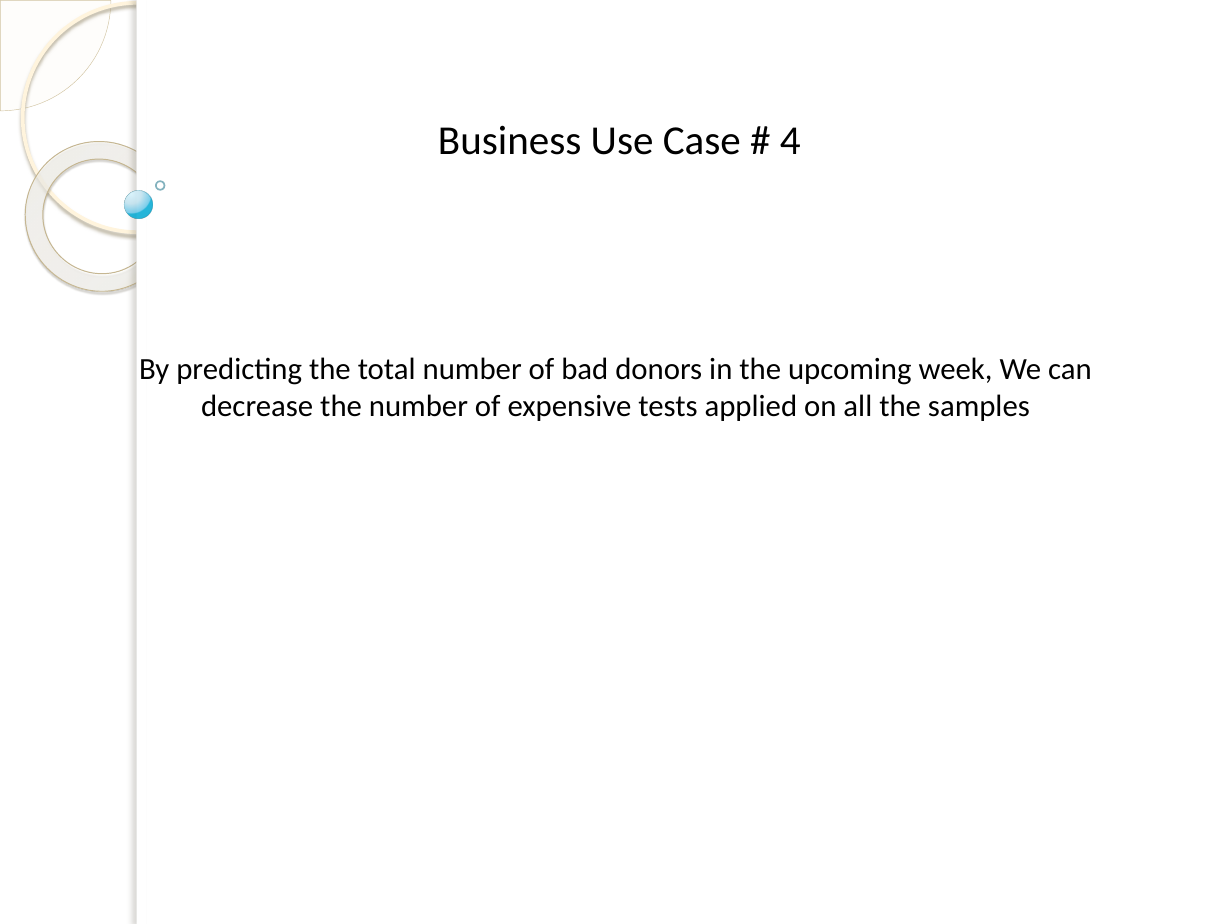
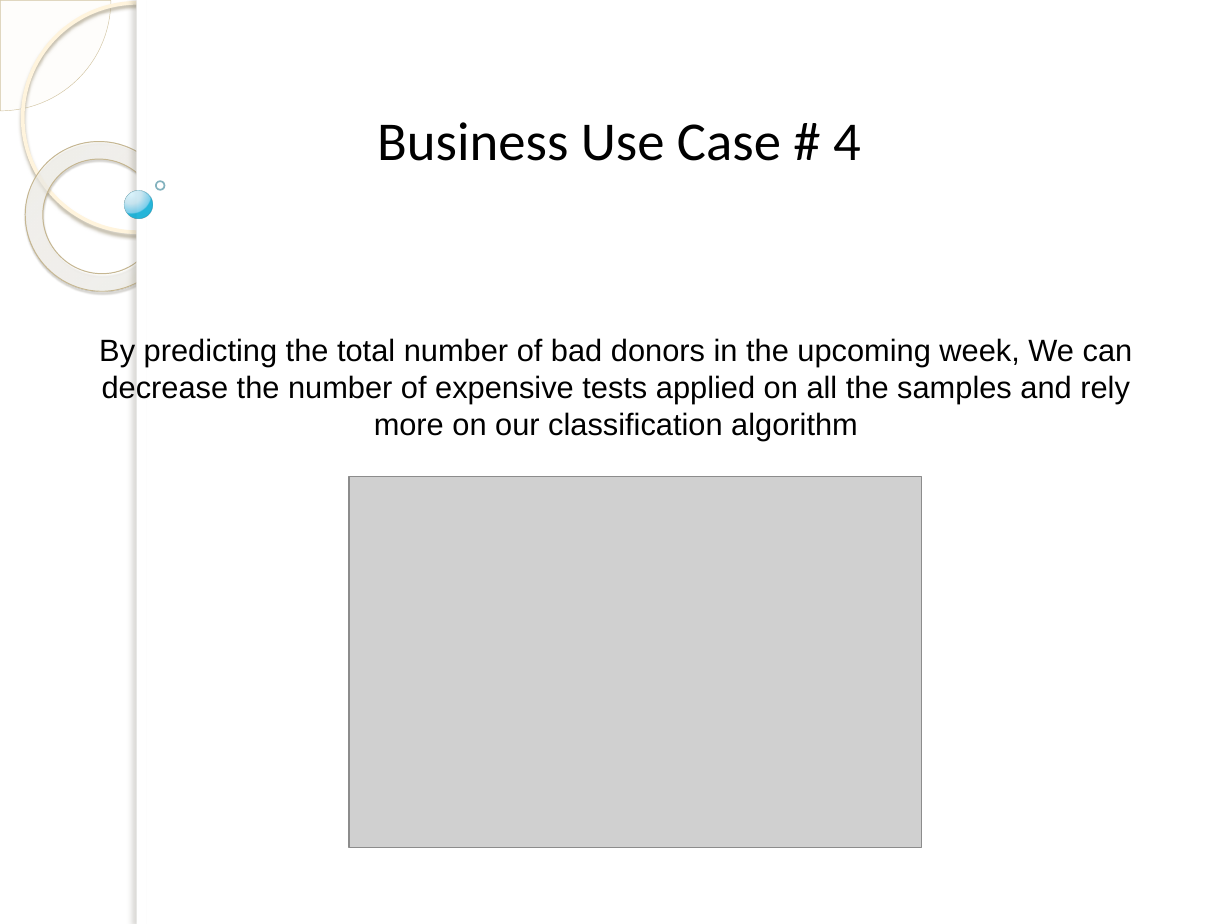
Before and after one commit to Hasannajeeb/Data-Squad, a slide deck: slide 5 of business use cases.pptx (slide 4 before the commit). Drawn at 1232x924 pixels with LibreOffice and Linux fonts; fonts in the diff are those of the drawing; grey boxes stand for pictures; background and template pictures are left out. Boxes give left, top, right and bottom in pixels: in the first picture for what was removed or moved away, otherwise in the second. Text is boxed around its words. In the diff, an @@ line names an element or a change of style, - is before the commit and + after.

```diff
--- a/business use cases.pptx
+++ b/business use cases.pptx
@@ text "Business Use Case # 4" at bbox=[377, 122, 861, 161]: size 24 to 32 pt @@
@@ text at bbox=[99, 338, 1133, 440]: text changed; font Calibri to Arial @@
-By predicting the total number of bad donors in the upcoming week, We can decrease the number of expensive tests applied on all the samples
+By predicting the total number of bad donors in the upcoming week, We can decrease the number of expensive tests applied on all the samples and rely more on our classification algorithm
@@ picture added at bbox=[349, 477, 922, 848] @@
```
Also in this commit, not shown: 3 other slides changed, 1 slide added, 1 other file.
